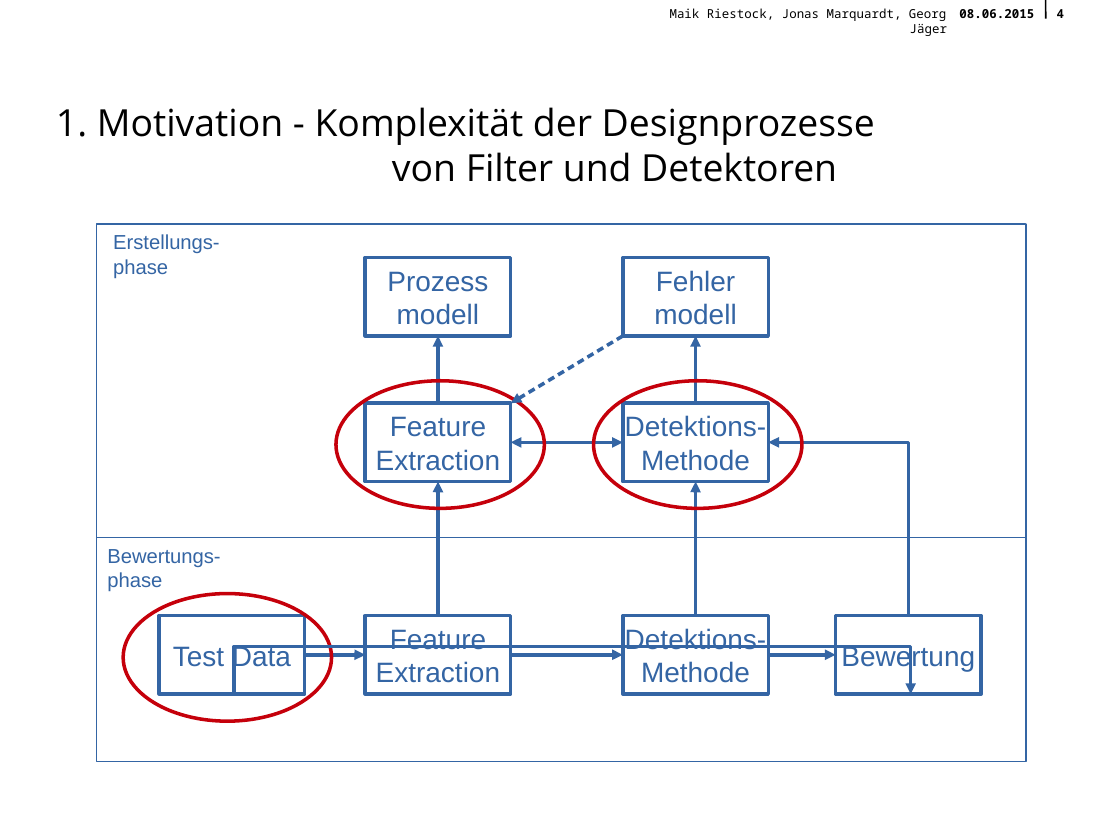
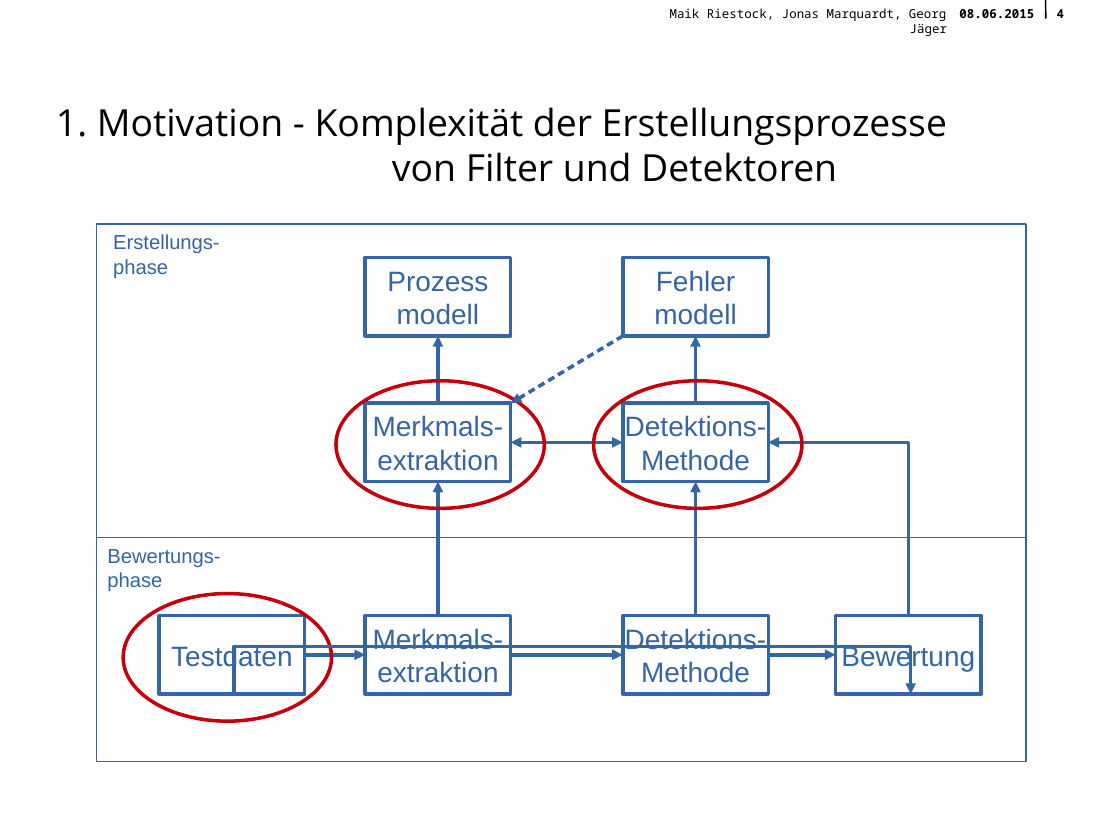
Before and after one commit to querquer/faultframework, a slide deck: slide 4 of Presentation/FinalePraesentationFramework.odp. Drawn at 1120x840 pixels with LibreOffice and Linux fonts; fonts in the diff are those of the drawing; background and template pictures are left out. Boxes give left, top, right and bottom in pixels: in the first picture for what was removed or moved away, otherwise in the second. Text is boxed around its words. In the diff, an @@ line names an element or a change of style, - is before the commit and + after.

Commit message:
grammar and typos

```diff
--- a/Presentation/FinalePraesentationFramework.odp
+++ b/Presentation/FinalePraesentationFramework.odp
@@ text at (x1=56, y1=107, x2=947, y2=182): text changed @@
-1. Motivation - Komplexität der Designprozesse von Filter und Detektoren
+1. Motivation - Komplexität der Erstellungsprozesse von Filter und Detektoren
@@ text in rectangle at (x1=373, y1=415, x2=504, y2=471): text changed @@
-Feature
-Extraction
+Merkmals-
+extraktion
@@ text in rectangle at (x1=373, y1=628, x2=504, y2=683): text changed @@
-Feature
-Extraction
+Merkmals-
+extraktion
@@ text in rectangle at (x1=171, y1=645, x2=292, y2=671): text changed @@
-Test Data
+Testdaten
```
Also in this commit, not shown: 6 other slides changed.
